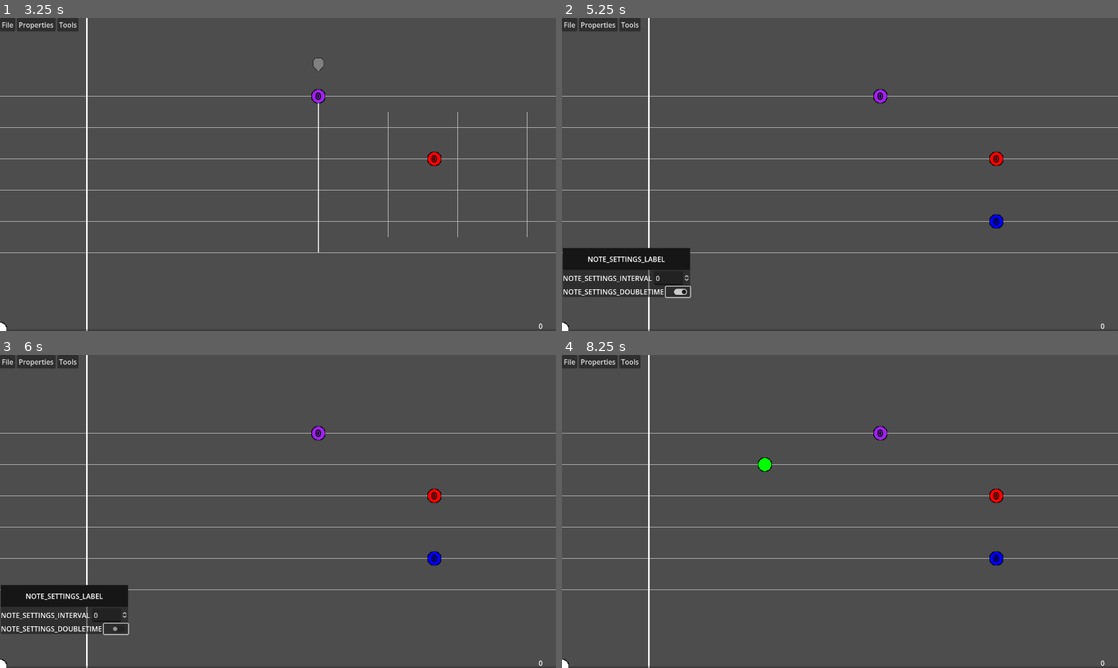
Above: before the commit, frames 1-4 (two rows, left to right).
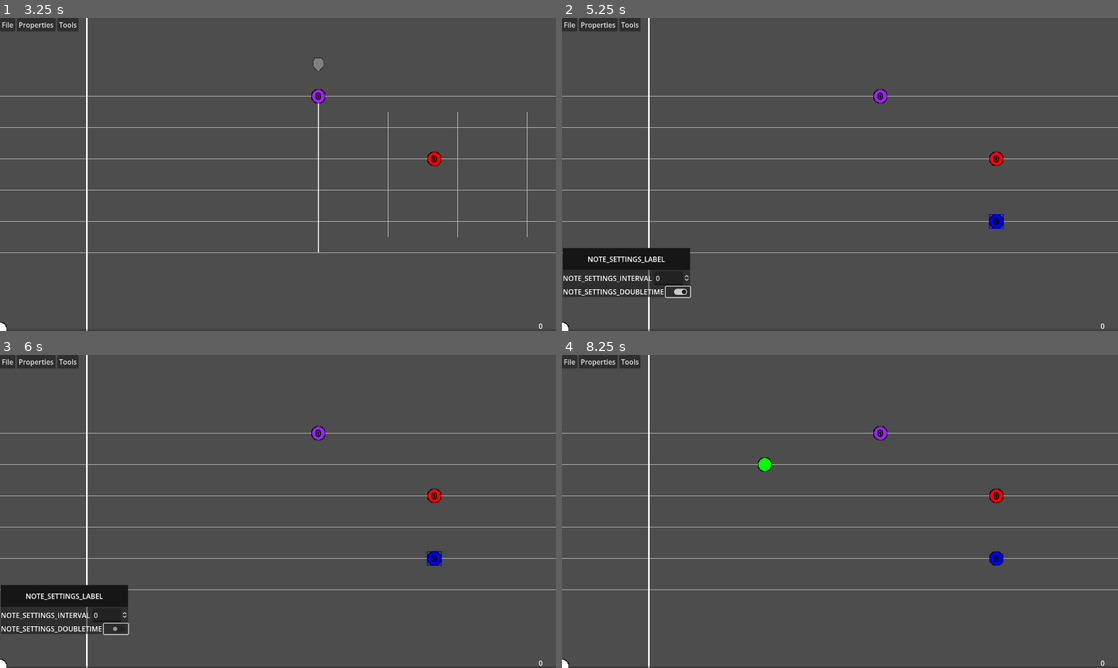
Above: after the commit, the same moments.

Repository: daredevil28/DemonForge
Game: Godot game, scene res://Assets/Scenes/game_scene.tscn
The game is run twice, just before and just after one commit, with the same random seed, the same clock (stepped at 60 frames per second) and the same inputs. Sound files missing from this copy of the repository are replaced by a short silence.
Inputs (mouse positions are in pixels of both pictures, inside the frame that each line leads up to):
- Up to frame 1 (3.25 s): tap Enter at 0.5, 2.75 s; move the mouse to (400, 158) at 0.52 s; press the mouse at (400, 158) at 0.53 s; right-click (400, 158) at 0.8 s; release the mouse at (400, 158) at 1.25 s; tap Space (TogglePlay) at 1.25 s; drag from (166, 190) to (278, 64) at 1.27 s; move the mouse to (333, 105) at 2.02 s; hold Space (TogglePlay) 2.03-2.75 s; click (333, 105) at 2.17 s; tap Shift at 2.3 s; drag from (250, 237) to (316, 64) at 2.77 s
- Up to frame 2 (5.25 s): move the mouse to (1006, 221) at 3.52 s; hold Delete (Delete) 3.53-4.25 s; click (1006, 221) at 3.67 s; right-click (1006, 221) at 3.8 s; tap Space (TogglePlay) at 4.25 s; drag from (673, 127) to (995, 221) at 4.27 s; click (678, 293) at 5 s
- Up to frame 3 (6 s): click (116, 630) at 5.75 s
- Up to frame 4 (8.25 s): click (678, 630) at 6.5 s; tap Enter at 7.25 s; move the mouse to (867, 511) at 7.27 s; hold Shift 7.28-8 s; right-click (867, 511) at 7.35 s; click (867, 511) at 7.42 s; tap Space (TogglePlay) at 8 s; drag from (756, 433) to (840, 527) at 8.02 s

Frame 1 is identical in both runs. In frame 2, less than 0.1% of the frame differs, in the area x 76-80%, y 62-68%; in frame 3, less than 0.1%; in frame 4, nothing differs.

Commit message:
Can now hold shift to multi select notes. Notes will get an outline if it has been selected.

Diff:
--- a/Assets/Scripts/game_manager.gd
+++ b/Assets/Scripts/game_manager.gd
@@ -168,14 +168,23 @@
 
 					# If we are hovering over a note then set the note as the selected note
 					if(current_hovered_note != null):
-						deselect_notes()
-						select_note(current_hovered_note)
+						if(!Input.is_key_pressed(KEY_SHIFT)):
+							deselect_all_notes()
+							select_note(current_hovered_note)
+						else:
+							if(current_hovered_note.selected):
+								deselect_note(current_hovered_note)
+							else:
+								select_note(current_hovered_note)
+
+
+
 
 				if(event.is_action_released("RightClick") && !Global.multi_select.currently_dragging):
 
 					# Unselect the selected note if we right click anywhere else in the scene
 					if(!current_selected_notes.is_empty()):
-						deselect_notes()
+						deselect_all_notes()
 
 					# Remove the note if we are hovering over a note
 					if(current_hovered_note != null):
@@ -234,7 +243,7 @@
 	if(event.is_action_pressed("TogglePlay") && is_another_window_focused == false):
 		# Reset note selected when playing the song
 		if(!current_selected_notes.is_empty()):
-			deselect_notes()
+			deselect_all_notes()
 
 		# If we are playing, then stop the music and snap to the nearest beat
 		if(audio_player.playing):
@@ -501,18 +510,34 @@
 ## Add note to the [member current_selected_notes] array and emit [signal note_selected]
 func select_note(note : InternalNote) -> void:
 	current_selected_notes.append(note)
+	note.select_note()
 	note_selected.emit(current_selected_notes)
 
 
 ## Duplicates [param notes], sets it as the [member current_selected_notes] and emit [signal note_selected]
 func select_multiple_notes(notes : Array[InternalNote]) -> void:
-	current_selected_notes.clear()
-	current_selected_notes = notes.duplicate()
-	note_selected.emit(notes)
+	if(!Input.is_key_pressed(KEY_SHIFT)):
+		current_selected_notes.clear()
+	for note : InternalNote in notes:
+		note.select_note()
+		current_selected_notes.append(note)
+	note_selected.emit(current_selected_notes)
+
+
+## Deselects a note
+func deselect_note(note : InternalNote) -> void:
+	note.deselect_note()
+	current_selected_notes.erase(note)
+	if(current_selected_notes.size() <= 0):
+		note_deselected.emit()
+	else:
+		note_selected.emit(current_selected_notes)
 
 
 ## clears [member current_selected_notes] and emit [signal note_deselected]
-func deselect_notes() -> void:
+func deselect_all_notes() -> void:
+	for note in current_selected_notes:
+		note.deselect_note()
 	current_selected_notes.clear()
 	note_deselected.emit()
 
--- a/Assets/Scripts/internal_note.gd
+++ b/Assets/Scripts/internal_note.gd
@@ -6,6 +6,10 @@
 var time : float = 0
 ## The color lane of the note
 var color : int = 0
+## If this value gets set to true the outline gets enabled
+var _outline : bool = false
+## Bool to check if the note has been selected
+var selected : bool = false
 ## The color of the note
 var canvas_color : Color = Color.WHITE :
 	set(value):
@@ -31,6 +35,20 @@
 	_collider.disabled = true
 
 
+## Enables the outline around the note
+func select_note() -> void:
+	_outline = true
+	selected = true
+	queue_redraw()
+
+
+## Disables the outline around the note
+func deselect_note() -> void:
+	_outline = false
+	selected = false
+	queue_redraw()
+
+
 func _on_mouse_shape_entered(_id : int) -> void:
 	# Make the note dark grey whenever we hover the mouse over it
 	if(GameManager.current_hovered_note == null):
@@ -43,3 +61,8 @@
 	if(GameManager.current_hovered_note == self):
 		GameManager.current_hovered_note = null
 	modulate = canvas_color
+
+
+func _draw() -> void:
+	if(_outline):
+		draw_rect(_collider.shape.get_rect(), canvas_color,false,2)
--- a/Assets/Scripts/note_manager.gd
+++ b/Assets/Scripts/note_manager.gd
@@ -32,8 +32,6 @@
 ## Moves the notes on the screen according to time.[br]
 ## Takes [InternalNote] and [param time] as argument.
 func play_notes(object : InternalNote, new_time : float) -> void:
-	Global.game_scene_node.queue_redraw()
-
 	# (NoteTimestamp - TimePassed ) + offset
 	var new_pos : float = (GameManager.music_time_to_screen_time(object.time) - GameManager.music_time_to_screen_time(new_time)) + offset
 
@@ -74,6 +72,9 @@
 		object.enable_collision()
 		if(!object.visible):
 			object.visible = true
+
+	Global.game_scene_node.queue_redraw()
+	object.queue_redraw()
 
 
 #region Note manipulation
